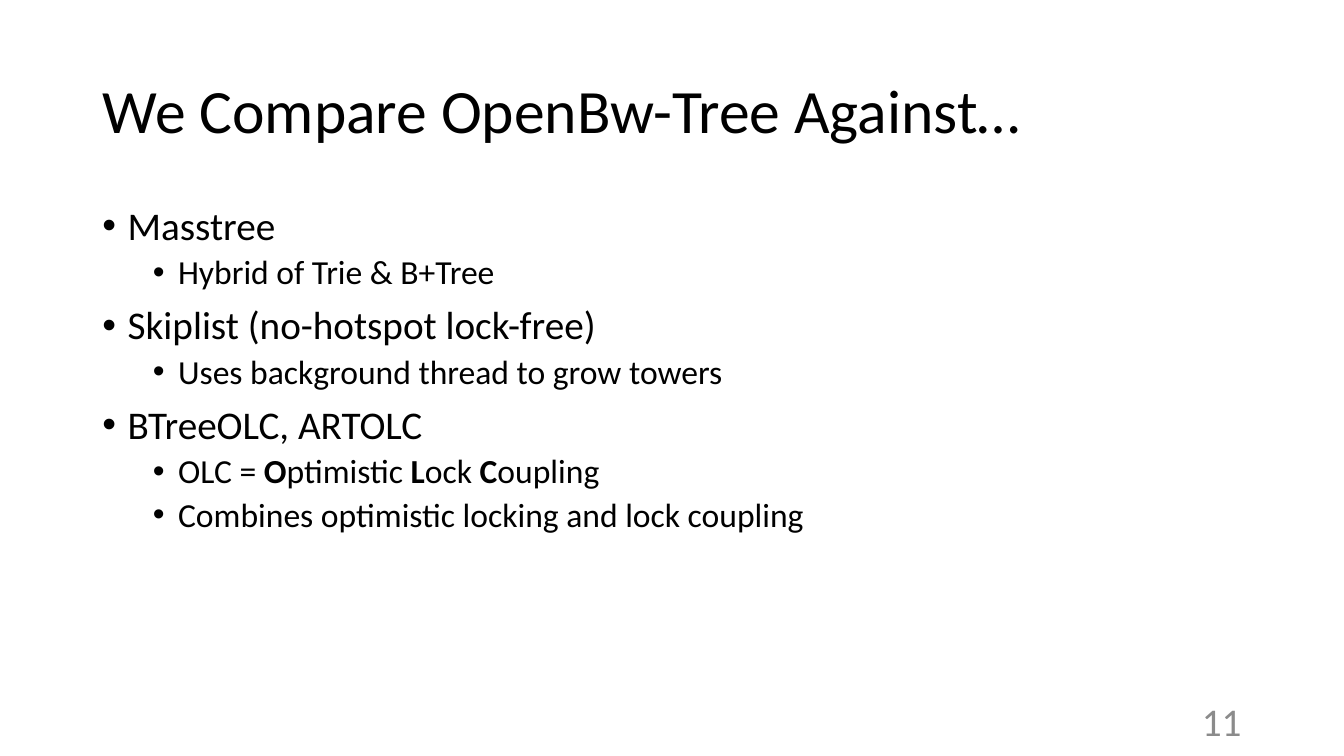
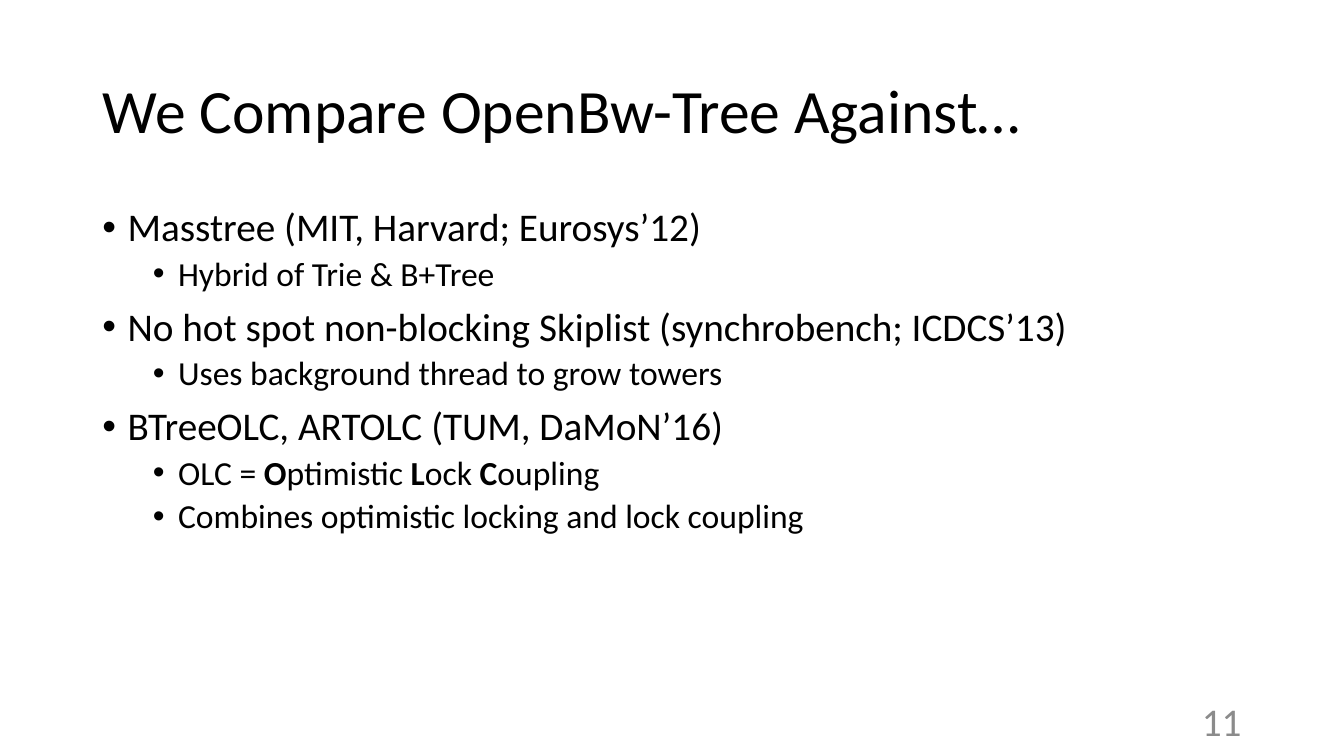
Before and after one commit to wangziqi2013/BwTree, a slide deck: slide 11 of SIGMOD 2018.pptx. Drawn at 1344x756 pixels with LibreOffice and Linux fonts; fonts in the diff are those of the drawing. Boxes give left, top, right and bottom in pixels: in the first picture for what was removed or moved away, otherwise in the second. Text is boxed around its words. In the diff, an @@ line names an element or a change of style, - is before the commit and + after.

```diff
--- a/SIGMOD 2018.pptx
+++ b/SIGMOD 2018.pptx
@@ text at <box>128,212,701,248</box>: text changed @@
-• Masstree
+• Masstree (MIT, Harvard; Eurosys’12)
@@ text at <box>128,312,1067,348</box>: text changed @@
-• Skiplist (no-hotspot lock-free)
+• No hot spot non-blocking Skiplist (synchrobench; ICDCS’13)
@@ text at <box>128,411,723,446</box>: text changed @@
-• BTreeOLC, ARTOLC
+• BTreeOLC, ARTOLC (TUM, DaMoN’16)
```
Also in this commit, not shown: 13 other slides changed.
